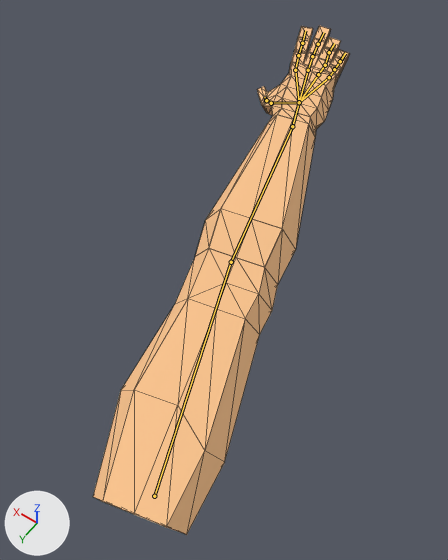
What one commit did to the glTF model public/hoho.glb.
Rendered twice from a 50 mm camera at (-0.884, -0.004, 1.479) aimed at (-0.322, -0.79, 0.244). Lighting does not change. The marker at lower left points along +X, +Y and +Z. The bones that bend it are drawn over the model as lines. Mesh edges are drawn as thin lines.

Objects in the first picture: 'Cube.001_Material.001_0'.
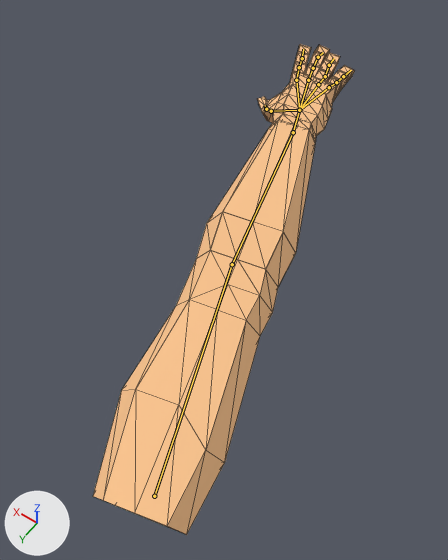
The newer file adds an action. The first version stands in its rest pose; the second is drawn at frame 52 of the action 'idle'.

Pixel boxes [x1, y1, x2, y2] of what changed, in the pictures (448 x 560 px):
'Cube.001_Material.001_0', posed
    before: [93, 26, 350, 535]
    after: [93, 44, 355, 535]
bone 'Bone', root to tip
    before: (154, 496) to (231, 262)
    after: (154, 496) to (232, 264)
bone 'Bone.003', root to tip
    before: (292, 126) to (299, 102)
    after: (293, 132) to (299, 110)
bone 'Bone.009', root to tip
    before: (295, 70) to (298, 55)
    after: (296, 80) to (299, 67)
bone 'Bone.013', root to tip
    before: (318, 44) to (324, 32)
    after: (318, 57) to (323, 52)
bone 'Bone.018', root to tip
    before: (329, 52) to (334, 43)
    after: (329, 65) to (334, 58)
bone 'Bone.020', root to tip
    before: (329, 77) to (334, 69)
    after: (329, 87) to (336, 82)

What the commit changed:
Bone 'Bone' (bone_bone) turns from (0, 0, 0) to (1, 0, 0) degrees about its own x, y and z.
Bone 'Bone.003' (bone_bone_003) turns from (0, 0, 0) to (4, 1, 0) degrees about its own x, y and z.
Bone 'Bone.009' (bone_bone_009) turns from (0, 0, 0) to (5, 3, -2) degrees about its own x, y and z.
Bone 'Bone.013' (bone_bone_013) turns from (0, 0, 0) to (15, 3, 1) degrees about its own x, y and z.
Bone 'Bone.018' (bone_bone_018) turns from (0, 0, 0) to (4, 1, 0) degrees about its own x, y and z.
Bone 'Bone.020' (bone_bone_020) turns from (0, 0, 0) to (1, 1, 10) degrees about its own x, y and z.
